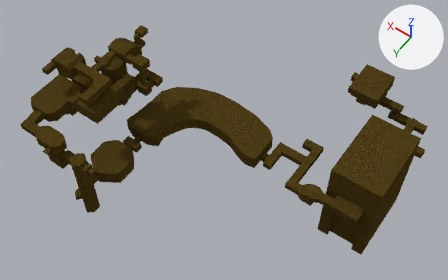
Renders of the Blender file Blends/level-7.blend from each side of a commit.
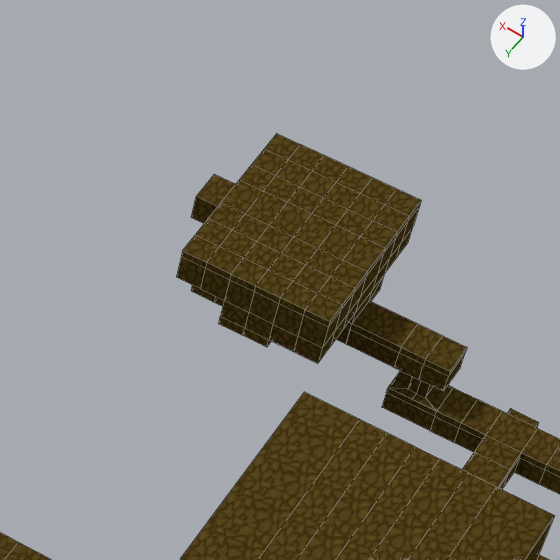
Each version is shown whole from a 50 mm camera at (-195.3, 187.6, 252.0) aimed at (-59.6, -2.3, -46.5), then close up on the part from 70% to 94% of the width and 14% to 53% of the height. Every picture has the same lights, and +X, +Y and +Z are marked at upper right. The first two pictures are the older version. The close-ups show mesh edges as thin lines.

The first close-up shows 'level-7'.
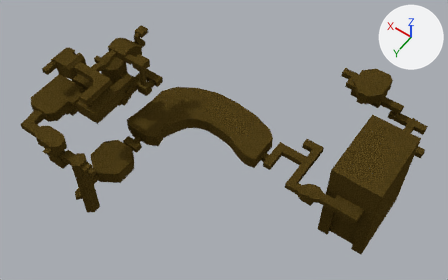
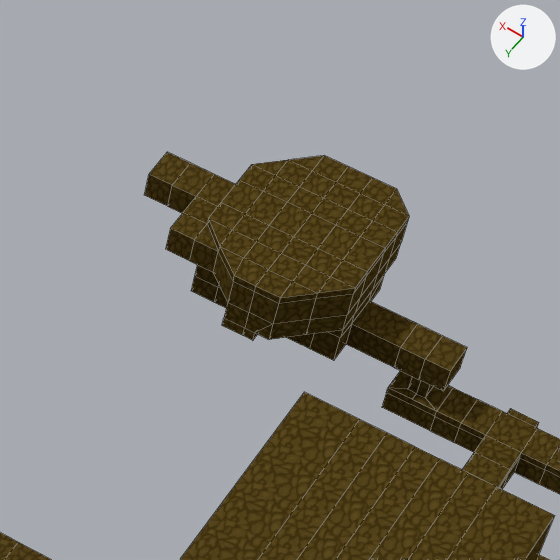
Commit message: working on level 7

Location of each change, [x1, y1, x2, y2] in pixels of the close-ups (560 x 560 px; the box of a moved part takes in the faces that stretch with it):
'level-7', reshaped
    before: [0, 134, 560, 560]
    after: [0, 152, 560, 560]
part 1 of me_level_7, moved or reshaped
    before: [176, 134, 467, 391]
    after: [144, 152, 467, 391]
part 2 of me_level_7, surface changed
    both: [0, 155, 560, 560]

The change, as a list of edits to the scene's bpy script:
```text
Change me_level_7:
    used by ob_level_7; location = (0.0, 0.0, 0.0)
    remove me_level_7.from_pydata(...)  # 2241 vertices, 2362 faces; spans x -160.0..28.0, y -114.0..82.0, z -93.0..12.0
    add me_level_7.from_pydata(...)  # 2213 vertices, 2346 faces; spans x -160.0..28.0, y -114.0..82.0, z -93.0..12.0
    me_level_7 part 1
    60 vertices are removed from x -134.0..-99.0, y -114.0..-88.0, z -64.0..-50.0
    112 faces are deleted
    4 vertices in x -110.0..-106.0, y -104.0..-99.0, z -58.0 move by (0.0, 0.0, -1.0)
    2 vertices move from x -113.0..-99.0, y -99.0..-88.0, z -58.0..-55.0 to x -111.0..-96.0, y -95.0..-92.0, z -58.0..-55.0
    21 vertices are added at x -120.0..-89.0, y -111.0..-88.0, z -64.0..-50.0
    6 new vertices lie (-4.0, -4.0, 0.0) away from vertices in x -113.0..-99.0, y -107.0..-88.0, z -64.0..-51.0
    5 new vertices lie (0.0, 4.0, 0.0) away from vertices in x -120.0..-96.0, y -99.0..-92.0, z -64.0..-51.0
    75 new faces join them, mat_dirt_wall (picture img_dirt_wall_png)
    21 new faces join them, mat_terrain (picture img_dirt_png)
    me_level_7 part 2: 2250 kept faces spanning x -160.0..28.0, y -114.0..82.0, z -93.0..12.0 get new texture (UV) coordinates
```
